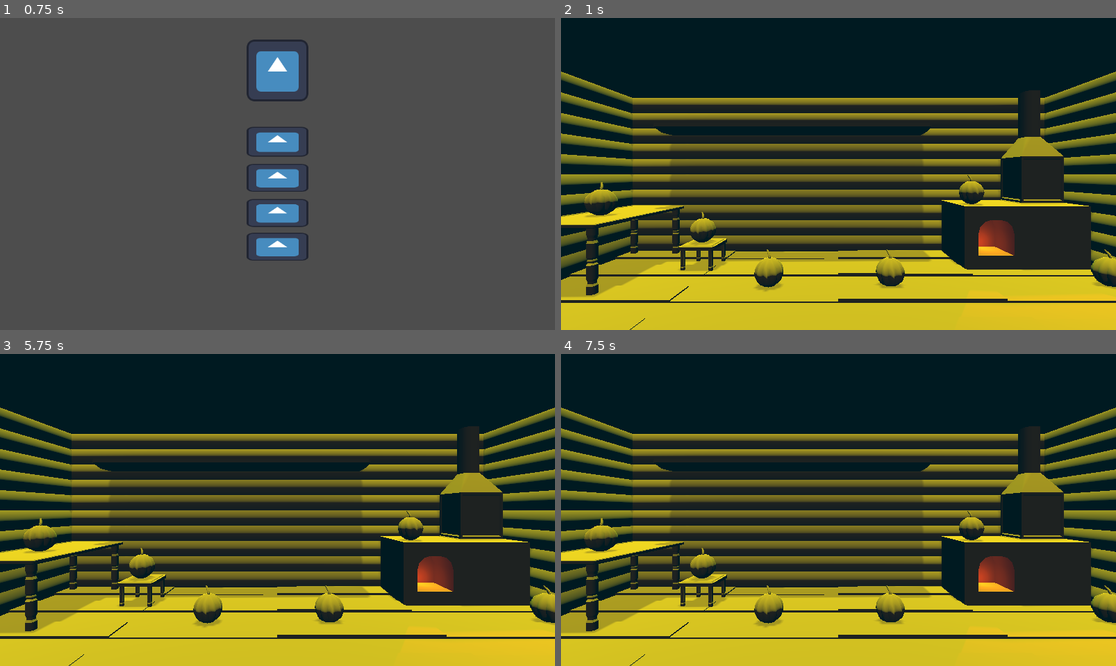
Above: before the commit, frames 1-4 (two rows, left to right).
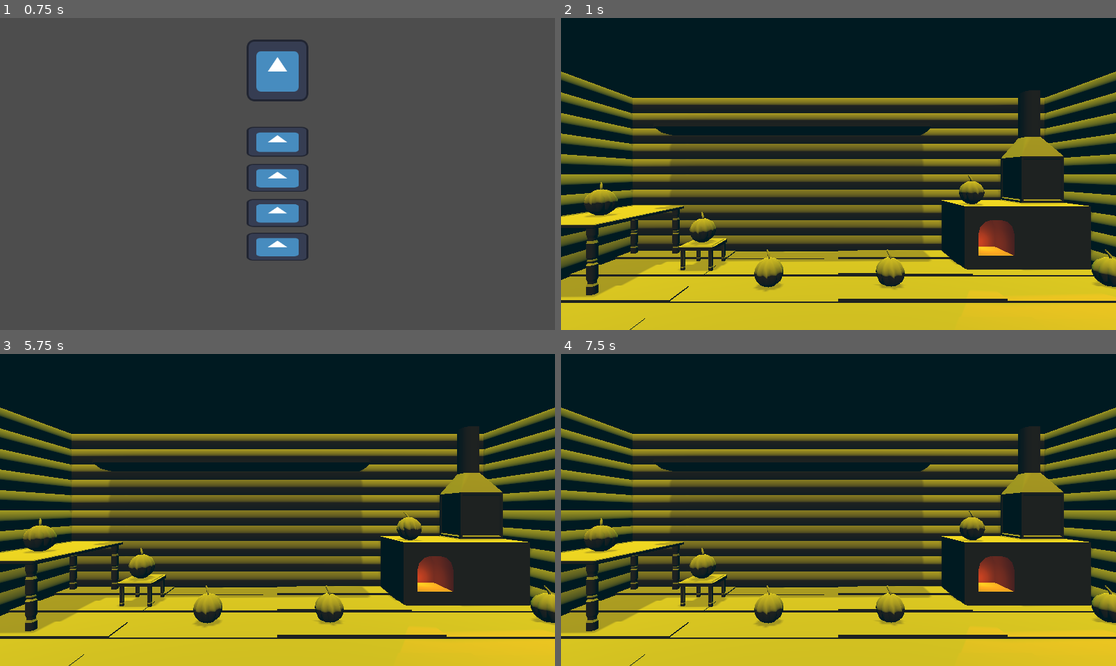
Above: after the commit, the same moments.

Repository: gshadows/natalie-and-1000-devils
Game: Godot game, scene res://main.tscn
Same seed, same stepped clock (60 frames per second), same inputs: the game is played once before the commit and once after it. The engine's default icon, where the game draws it, is replaced by a stand-in: a white triangle on a blue panel in a dark square.
Inputs (mouse positions are in pixels of both pictures, inside the frame that each line leads up to):
- Up to frame 1 (0.75 s): click (277, 142) at 0.5 s
- Up to frame 2 (1 s): no input
- Up to frame 3 (5.75 s): tap Enter at 1.25, 2.75, 4.25 s; move the mouse to (399, 494) at 1.27 s; tap Space at 2, 3.5, 5 s; move the mouse to (166, 525) at 2.02 s; move the mouse to (333, 441) at 2.77 s; move the mouse to (249, 572) at 3.52 s; move the mouse to (444, 556) at 4.27 s; move the mouse to (111, 463) at 5.02 s
- Up to frame 4 (7.5 s): move the mouse to (866, 510) at 5.77 s; move the mouse to (755, 432) at 6.52 s; move the mouse to (960, 494) at 7.27 s

Frame 1 is identical in both runs. In frame 2, less than 0.1% of the frame differs, in the area x 4-100%, y 50-88%; in frame 3, 0.1%; in frame 4, less than 0.1%.

Commit message:
Add devils startup. Remove pumpkin markers. Fix bugs.

Diff:
--- a/game/level.gd
+++ b/game/level.gd
@@ -1,15 +1,39 @@
 extends Node3D
 
+signal loose
+
+const MIN_START_TIME = 3
+const MAX_START_TIME = 5
+
+# Markers below will be deleted after _ready()
 @export var shelf_left: Node3D
 @export var shelf_right: Node3D
-@export var markers: Array[Node3D]
 
-@onready var _pumpkin_scene := preload("res://items/pumpkin.tscn")
 @onready var _pumpkins := $Pumpkins
+
+var _jar_x1: float
+var _jar_x2: float
 
 
 func _ready() -> void:
-	for marker in markers:
-		var p: Node3D = _pumpkin_scene.instantiate()
-		p.global_position = marker.global_position
-		_pumpkins.add_child(p)
+	# Process jar markers.
+	_jar_x1 = shelf_left.global_position.x
+	_jar_x2 = shelf_right.global_position.x
+	shelf_left.queue_free()
+	shelf_right.queue_free()
+
+	# Cleanup group
+	$Markers.queue_free()
+
+	# Finally, activate random devil after delay.
+	_next_devil()
+
+func _next_devil() -> void:
+	var count = _pumpkins.get_child_count()
+	if count == 0:
+		loose.emit()
+		return
+	await get_tree().create_timer(randf_range(MIN_START_TIME, MAX_START_TIME)).timeout
+	var pumpkin = _pumpkins.get_child(randi() % count) as Pumpkin
+	pumpkin.activate_devil()
+	pumpkin.finished.connect(_next_devil)
--- a/game/level_01.tscn
+++ b/game/level_01.tscn
@@ -6,18 +6,18 @@
 [ext_resource type="PackedScene" uid="uid://bwel2dcdja5yt" path="res://models/table.glb" id="3_2h2r5"]
 [ext_resource type="PackedScene" uid="uid://0f7ly3hyiqd" path="res://models/tabouret.glb" id="4_21vo0"]
 [ext_resource type="PackedScene" uid="uid://dr3k20qm3wclg" path="res://models/shelf_for_jars.glb" id="5_3j0f8"]
+[ext_resource type="PackedScene" uid="uid://d07fw7i4rldnv" path="res://items/pumpkin.tscn" id="7_dqhku"]
 
 [sub_resource type="Environment" id="Environment_cmo6g"]
 ambient_light_source = 2
 ambient_light_color = Color(0.00784314, 0.101961, 0.129412, 1)
 reflected_light_source = 1
 
-[node name="Level-01" type="Node3D" node_paths=PackedStringArray("shelf_left", "shelf_right", "markers")]
+[node name="Level-01" type="Node3D" node_paths=PackedStringArray("shelf_left", "shelf_right")]
 transform = Transform3D(1, 0, 0, 0, 1, 0, 0, 0, 1, 0, 0, 0.761632)
 script = ExtResource("1_xxclm")
 shelf_left = NodePath("Markers/JarLeft")
 shelf_right = NodePath("Markers/JarRight")
-markers = [NodePath("Markers/Pump1"), NodePath("Markers/Pump2"), NodePath("Markers/Pump3"), NodePath("Markers/Pump4"), NodePath("Markers/Pump5"), NodePath("Markers/Pump6")]
 
 [node name="Statics" type="Node3D" parent="."]
 metadata/_edit_group_ = true
@@ -71,22 +71,22 @@
 [node name="JarRight" type="Marker3D" parent="Markers"]
 transform = Transform3D(1, 0, 0, 0, 1, 0, 0, 0, 1, 1.35, 2.34, -1.78)
 
-[node name="Pump1" type="Marker3D" parent="Markers"]
-transform = Transform3D(1, 0, 0, 0, 1, 0, 0, 0, 1, -3.547, 0.895278, 0)
+[node name="Pumpkins" type="Node" parent="."]
 
-[node name="Pump2" type="Marker3D" parent="Markers"]
-transform = Transform3D(1, 0, 0, 0, 1, 0, 0, 0, 1, -2.22835, 0.393894, -0.410858)
+[node name="Pumpkin1" parent="Pumpkins" instance=ExtResource("7_dqhku")]
+transform = Transform3D(1, 0, 0, 0, 0.999838, -0.0179985, 0, 0.0179985, 0.999838, -3.547, 0.895278, 0)
 
-[node name="Pump3" type="Marker3D" parent="Markers"]
-transform = Transform3D(1, 0, 0, 0, 1, 0, 0, 0, 1, 2.24155, 1.0057, -0.525545)
+[node name="Pumpkin2" parent="Pumpkins" instance=ExtResource("7_dqhku")]
+transform = Transform3D(1, 0, 0, 0, 0.999838, -0.0179985, 0, 0.0179985, 0.999838, -2.22835, 0.393894, -0.410858)
 
-[node name="Pump4" type="Marker3D" parent="Markers"]
-transform = Transform3D(1, 0, 0, 0, 1, 0, 0, 0, 1, 3.71598, -0.02127, 0.359028)
+[node name="Pumpkin3" parent="Pumpkins" instance=ExtResource("7_dqhku")]
+transform = Transform3D(1, 0, 0, 0, 0.999838, -0.0179985, 0, 0.0179985, 0.999838, 2.24155, 1.0057, -0.525545)
 
-[node name="Pump5" type="Marker3D" parent="Markers"]
-transform = Transform3D(1, 0, 0, 0, 1, 0, 0, 0, 1, -0.948244, -0.02127, 0.359028)
+[node name="Pumpkin4" parent="Pumpkins" instance=ExtResource("7_dqhku")]
+transform = Transform3D(1, 0, 0, 0, 0.999838, -0.0179985, 0, 0.0179985, 0.999838, 3.71598, -0.02127, 0.359028)
 
-[node name="Pump6" type="Marker3D" parent="Markers"]
-transform = Transform3D(1, 0, 0, 0, 1, 0, 0, 0, 1, 0.705706, -0.02127, 0.359028)
+[node name="Pumpkin5" parent="Pumpkins" instance=ExtResource("7_dqhku")]
+transform = Transform3D(1, 0, 0, 0, 0.999838, -0.0179985, 0, 0.0179985, 0.999838, -0.948244, -0.02127, 0.359028)
 
-[node name="Pumpkins" type="Node" parent="."]
+[node name="Pumpkin6" parent="Pumpkins" instance=ExtResource("7_dqhku")]
+transform = Transform3D(1, 0, 0, 0, 0.999838, -0.0179985, 0, 0.0179985, 0.999838, 0.705706, -0.02127, 0.359028)
--- a/items/devil.gd
+++ b/items/devil.gd
@@ -1,3 +1,4 @@
+class_name Devil
 extends Node3D
 
 signal jarred
--- a/items/pumpkin.gd
+++ b/items/pumpkin.gd
@@ -1,4 +1,8 @@
+class_name Pumpkin
 extends Node3D
+
+const MIN_PERIOD_MS = 1000
+const MAX_PERIOD_MS = 2000
 
 signal finished
 
@@ -9,7 +13,7 @@
 @onready var _sfx = $AudioStreamPlayer
 
 var _active := false
-var _period_ms := 0.0
+var _period_ms := 0
 var _next_bite_time: int
 var _size_left = 3
 
@@ -19,8 +23,8 @@
 	_sfx.play()
 
 
-func activate_devil(period_ms: int) -> void:
-	_period_ms = period_ms
+func activate_devil() -> void:
+	_period_ms = randi_range(MIN_PERIOD_MS, MAX_PERIOD_MS)
 	_play(_snd_shake)
 	_devil_wait()
 	_active = true
@@ -31,7 +35,7 @@
 	_anim.play("shake")
 
 
-func _process(delta: float) -> void:
+func _process(_delta: float) -> void:
 	if not _active: return
 	if Time.get_ticks_msec() <= _next_bite_time: return
 	_do_bite()
Not shown: 1 places in game/level_01.tscn that only renumber resources
